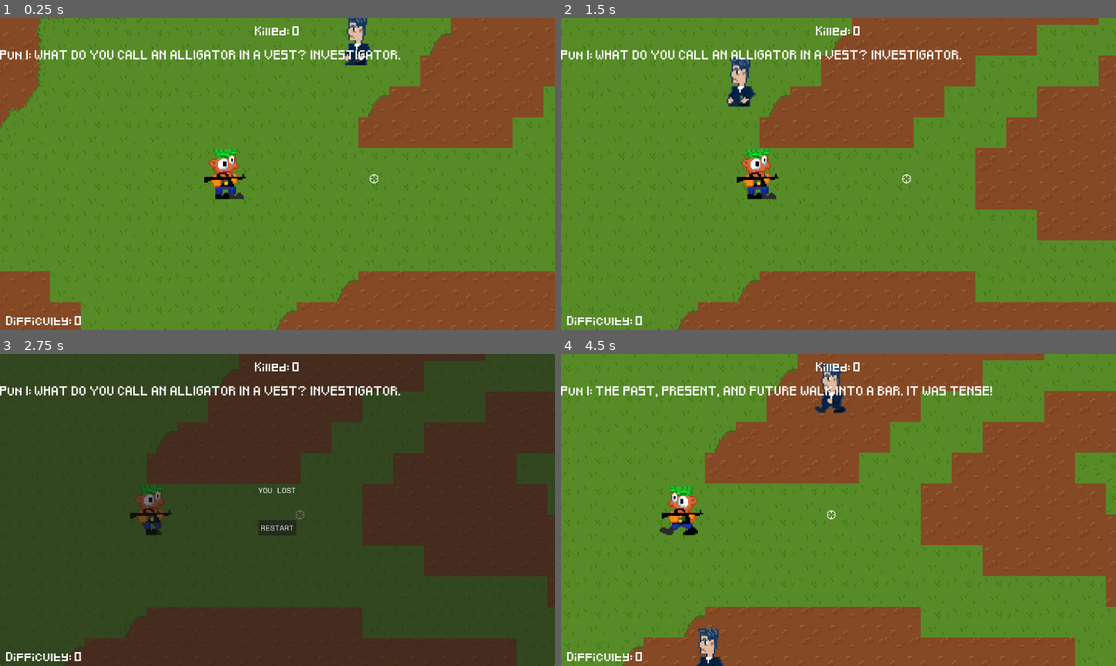
Above: before the commit, frames 1-4 (two rows, left to right).
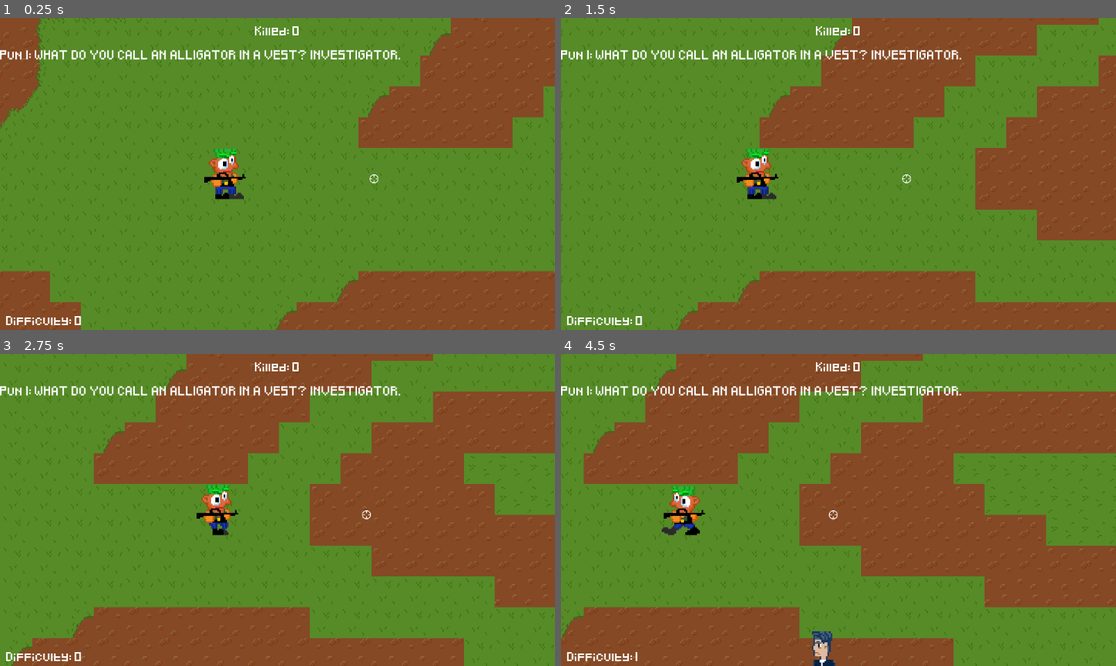
Above: after the commit, the same moments.

Repository: Fjonan/PeterPun
Game: Godot game, scene res://scenes/main.tscn
Same seed, same stepped clock (60 frames per second), same inputs: the game is played once before the commit and once after it.
Inputs (mouse positions are in pixels of both pictures, inside the frame that each line leads up to):
- Up to frame 1 (0.25 s): no input
- Up to frame 2 (1.5 s): tap Enter (ui_accept) at 0.5, 0.77 s; move the mouse to (960, 158) at 0.52 s; hold Right (ui_right) 0.53-1.25 s; hold F 0.53-1.25 s; click (960, 158) at 0.67 s; drag from (727, 189) to (810, 236) at 1.27 s
- Up to frame 3 (2.75 s): move the mouse to (333, 441) at 2.02 s; hold Right (ui_right) from 2.03 s (still down); hold F from 2.03 s (still down)
- Up to frame 4 (4.5 s): release Right (ui_right) at 2.75 s; release F at 2.75 s; click (838, 528) at 2.75 s, where only the run before the commit has a clickable "RESTART"; drag from (810, 572) to (672, 463) at 3.52 s; move the mouse to (1005, 556) at 4.27 s; hold Left (ui_left) from 4.28 s (still down); hold F from 4.28 s (still down)

The runs differ from the first frame. In frame 1, 0.5% of the frame differs, in the area x 61-68%, y 0-16%; in frame 2, 0.6%; in frame 3, 99%, in the area x 0-100%, y 0-100%; in frame 4, 48%.

Commit message:
noch mehr zindex

Diff:
--- a/scenes/player.tscn
+++ b/scenes/player.tscn
@@ -183,8 +183,8 @@
 }]
 
 [sub_resource type="CapsuleShape2D" id="CapsuleShape2D_hp6tl"]
-radius = 55.4455
-height = 126.733
+radius = 45.5446
+height = 114.851
 
 [node name="Player" type="Node2D"]
 
@@ -233,19 +233,43 @@
 [node name="SpawnContainer" type="Node2D" parent="CharacterBody2D"]
 
 [node name="Marker2D" type="Marker2D" parent="CharacterBody2D/SpawnContainer"]
-position = Vector2(145, -146)
+position = Vector2(340, -356)
 
 [node name="Position2D2" type="Marker2D" parent="CharacterBody2D/SpawnContainer"]
-position = Vector2(201, -39)
+position = Vector2(492, -203)
 
 [node name="Position2D3" type="Marker2D" parent="CharacterBody2D/SpawnContainer"]
-position = Vector2(223, 103)
+position = Vector2(548, 9)
 
 [node name="Position2D4" type="Marker2D" parent="CharacterBody2D/SpawnContainer"]
-position = Vector2(149, 184)
+position = Vector2(521, 269)
 
 [node name="Position2D5" type="Marker2D" parent="CharacterBody2D/SpawnContainer"]
-position = Vector2(0, 215)
+position = Vector2(264, 398)
+
+[node name="Position2D6" type="Marker2D" parent="CharacterBody2D/SpawnContainer"]
+position = Vector2(4, 447)
+
+[node name="Position2D7" type="Marker2D" parent="CharacterBody2D/SpawnContainer"]
+position = Vector2(-356, 388)
+
+[node name="Position2D8" type="Marker2D" parent="CharacterBody2D/SpawnContainer"]
+position = Vector2(-540, 201)
+
+[node name="Position2D9" type="Marker2D" parent="CharacterBody2D/SpawnContainer"]
+position = Vector2(-588, -7)
+
+[node name="Position2D10" type="Marker2D" parent="CharacterBody2D/SpawnContainer"]
+position = Vector2(-516, -253)
+
+[node name="Position2D11" type="Marker2D" parent="CharacterBody2D/SpawnContainer"]
+position = Vector2(-377, -445)
+
+[node name="Position2D12" type="Marker2D" parent="CharacterBody2D/SpawnContainer"]
+position = Vector2(-171, -560)
+
+[node name="Position2D13" type="Marker2D" parent="CharacterBody2D/SpawnContainer"]
+position = Vector2(128, -573)
 
 [node name="WeaponManager" type="Node2D" parent="CharacterBody2D"]
 script = ExtResource("7_exj02")
